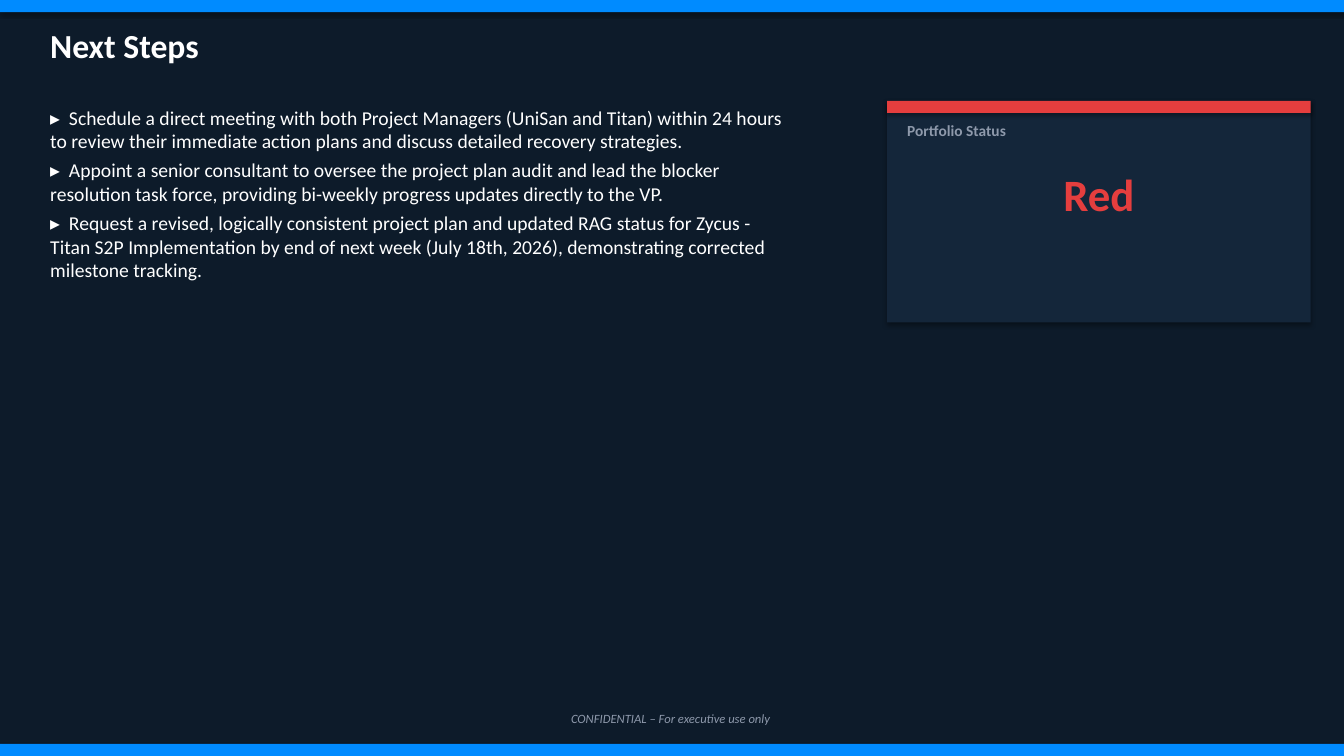
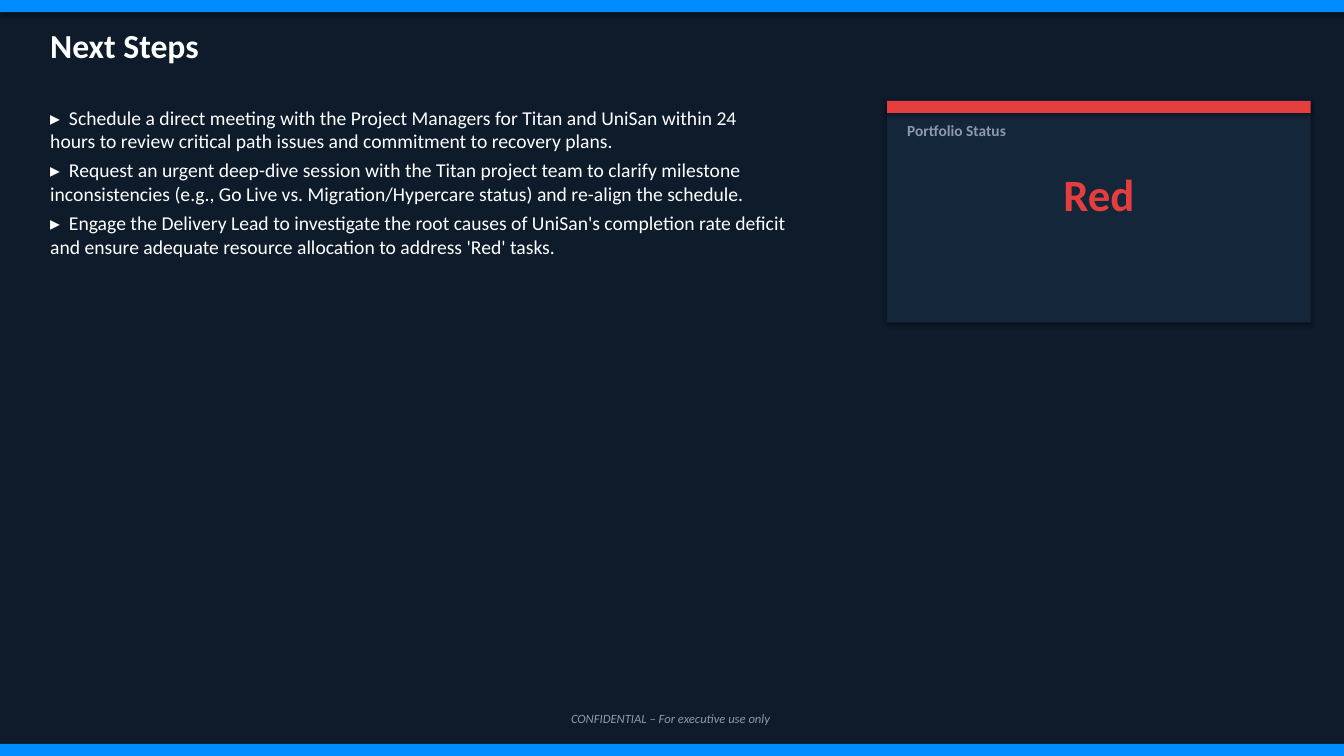
Before and after one commit to sjahirahamed/Project-Health-Reporting-Agent, a slide deck: slide 6 of presentations/Portfolio_Health_Report_202607.pptx. Drawn at 1344x756 pixels with LibreOffice and Linux fonts; fonts in the diff are those of the drawing. Boxes give left, top, right and bottom in pixels: in the first picture for what was removed or moved away, otherwise in the second. Text is boxed around its words. In the diff, an @@ line names an element or a change of style, - is before the commit and + after.

```diff
--- a/presentations/Portfolio_Health_Report_202607.pptx
+++ b/presentations/Portfolio_Health_Report_202607.pptx
@@ text at box(50, 111, 785, 257): text changed @@
-▸ Schedule a direct meeting with both Project Managers (UniSan and Titan) within 24 hours to review their immediate action plans and discuss detailed recovery strategies.
-▸ Appoint a senior consultant to oversee the project plan audit and lead the blocker resolution task force, providing bi-weekly progress updates directly to the VP.
-▸ Request a revised, logically consistent project plan and updated RAG status for Zycus - Titan S2P Implementation by end of next week (July 18th, 2026), demonstrating corrected milestone tracking.
+▸ Schedule a direct meeting with the Project Managers for Titan and UniSan within 24 hours to review critical path issues and commitment to recovery plans.
+▸ Request an urgent deep-dive session with the Titan project team to clarify milestone inconsistencies (e.g., Go Live vs. Migration/Hypercare status) and re-align the schedule.
+▸ Engage the Delivery Lead to investigate the root causes of UniSan's completion rate deficit and ensure adequate resource allocation to address 'Red' tasks.
```
Also in this commit, not shown: 5 other slides changed, 1 other file.
